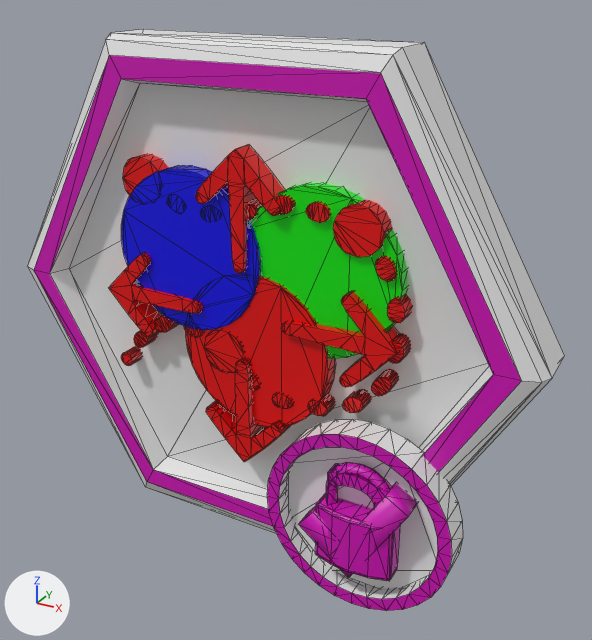
Two versions of the COLLADA model Graph/Models/old/planar_random.dae, one commit apart.
One viewpoint serves both versions: a camera (50 mm lens) standing at (1.36, -2.32, 1.08) and looking at (0.14, -0.1, -0.03). The lights are fixed; the arrows at lower left show +X, +Y and +Z. Mesh edges are drawn as thin lines. Where no turn or scale is listed for an object, it has been applied to the vertices.

Objects in the first picture: 'Checkmark', 'Hamiltonian', 'Lock', 'kColor', 'node'.
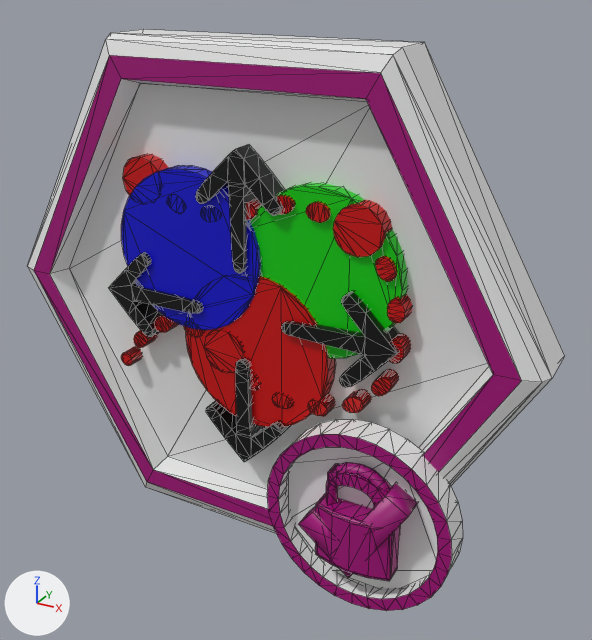
Commit message: Fixed the colors on level select

Diff of the bpy script that builds the scene:
```diff
--- a/Graph/Models/old/planar_random.dae.py
+++ b/Graph/Models/old/planar_random.dae.py
@@ mat_material_002 @@
 mat_material_002 = principled_material('Material_002')
-mat_material_002.base_color = (0.0, 0.8, 0.0)  # green #00e700
+mat_material_002.base_color = (0.0, 0.604, 0.0)  # green #00cc00
 mat_material_002.roughness = 0.44
@@ mat_material_003 @@
 mat_material_003 = principled_material('Material_003')
-mat_material_003.base_color = (0.0, 0.0, 0.8)  # blue #0000e7
+mat_material_003.base_color = (0.0, 0.0, 0.604)  # blue #0000cc
 mat_material_003.roughness = 0.44
@@ mat_material @@
 mat_material = principled_material('Material')
-mat_material.base_color = (0.8, 0.0, 0.0)  # red #e70000
+mat_material.base_color = (0.604, 0.0, 0.0)  # red #cc0000
 mat_material.roughness = 0.44
@@ mat_material_001 @@
 mat_material_001 = principled_material('Material_001')
-mat_material_001.base_color = (0.64, 0.0000724, 0.476)  # pink #d100b7
+mat_material_001.base_color = (0.367, 0.0, 0.192)  # pink #a30079
 mat_material_001.roughness = 0.44
@@ mat_material_004 @@
 mat_material_004 = principled_material('Material_004')
-mat_material_004.base_color = (0.8, 0.0, 0.0)  # red #e70000
+mat_material_004.base_color = (0.0, 0.0, 0.0)  # black #000000
 mat_material_004.roughness = 0.44
@@ mat_material_001_002 @@
 mat_material_001_002 = principled_material('Material_001_002')
-mat_material_001_002.base_color = (0.64, 0.0000724, 0.476)  # pink #d100b7
+mat_material_001_002.base_color = (0.367, 0.0, 0.192)  # pink #a30079
 mat_material_001_002.roughness = 0.44
@@ mat_material_005 @@
 mat_material_005 = principled_material('Material_005')
-mat_material_005.base_color = (0.8, 0.0, 0.0)  # red #e70000
+mat_material_005.base_color = (0.604, 0.0, 0.0)  # red #cc0000
 mat_material_005.roughness = 0.44
```

Pixel boxes (x1, y1, x2, y2) of what changed, in the pictures (592 x 640 px):
'node', recoloured
    both: (27, 30, 565, 611)
'kColor', recoloured
    both: (121, 166, 407, 427)
'Hamiltonian', recoloured
    both: (121, 154, 412, 416)
'Lock', recoloured
    both: (315, 462, 400, 581)
'Checkmark', recoloured
    both: (299, 483, 418, 578)
